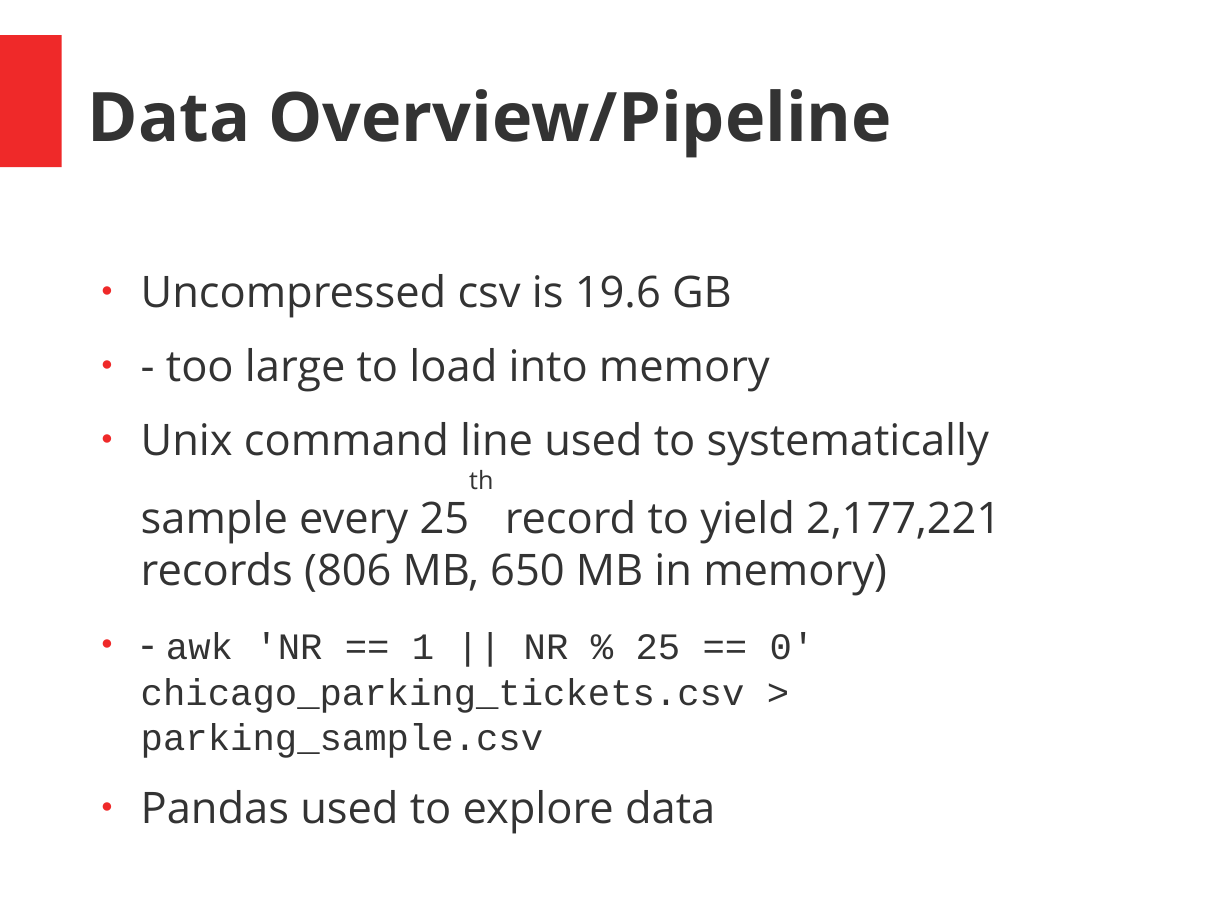
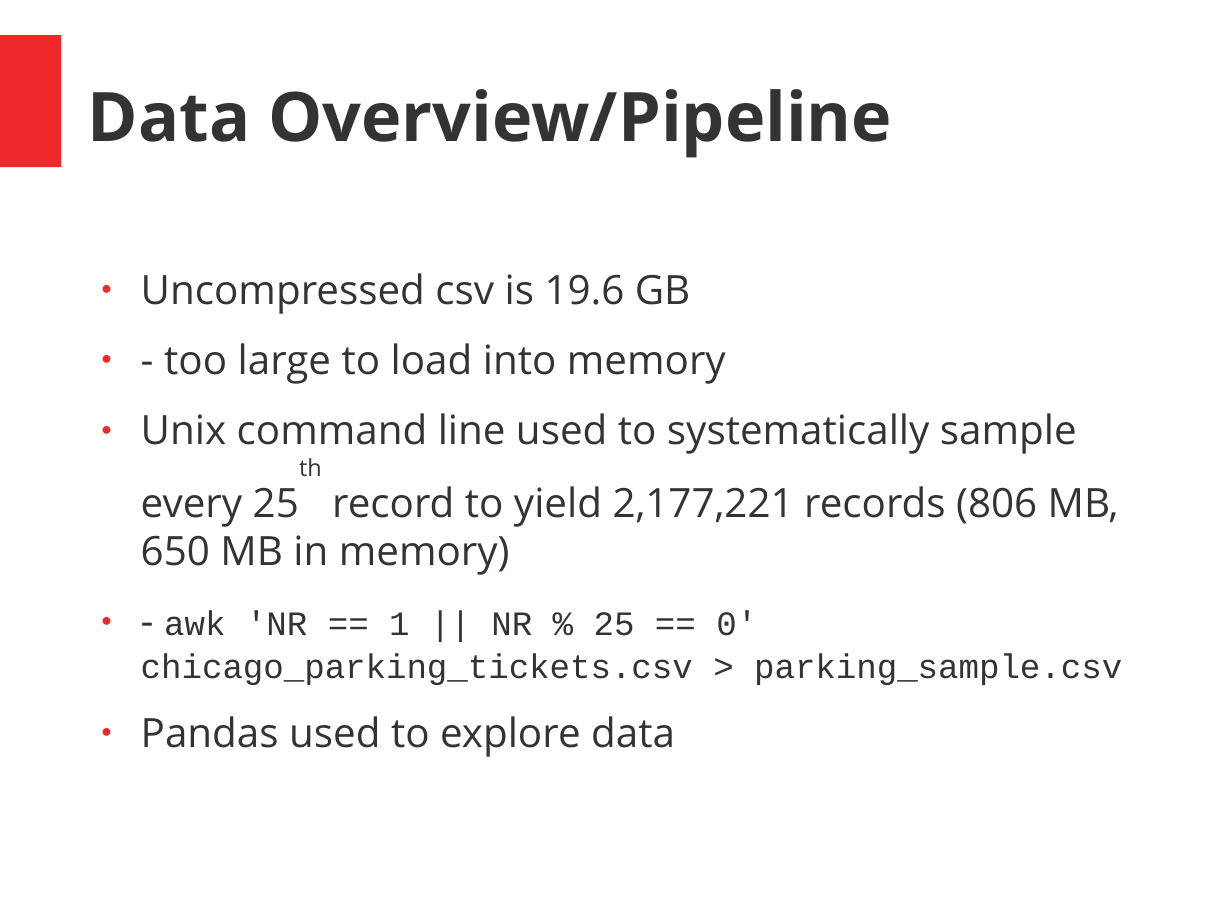
Before and after one commit to kchien3/chicago-revenue-development, a slide deck: slide 5 of presentation/chicago_tickets_project_slides.pptx. Drawn at 1232x924 pixels with LibreOffice and Linux fonts; fonts in the diff are those of the drawing. Boxes give left, top, right and bottom in pixels: in the first picture for what was removed or moved away, otherwise in the second. Text is boxed around its words. In the diff, an @@ line names an element or a change of style, - is before the commit and + after.

```diff
--- a/presentation/chicago_tickets_project_slides.pptx
+++ b/presentation/chicago_tickets_project_slides.pptx
@@ text "Uncompressed csv is 19.6 GB" at bbox=[141, 273, 1122, 757]: size 28 to 26 pt in "Uncompressed csv is 19.6 GB", "- too large to load into memory", "Unix command line used to systematically sample ...", "-" and 1 more places; size 24 to 22 pt in "awk 'NR == 1 || NR % ..." @@
```
Also in this commit, not shown: 1 other slide changed, 5 other files.
